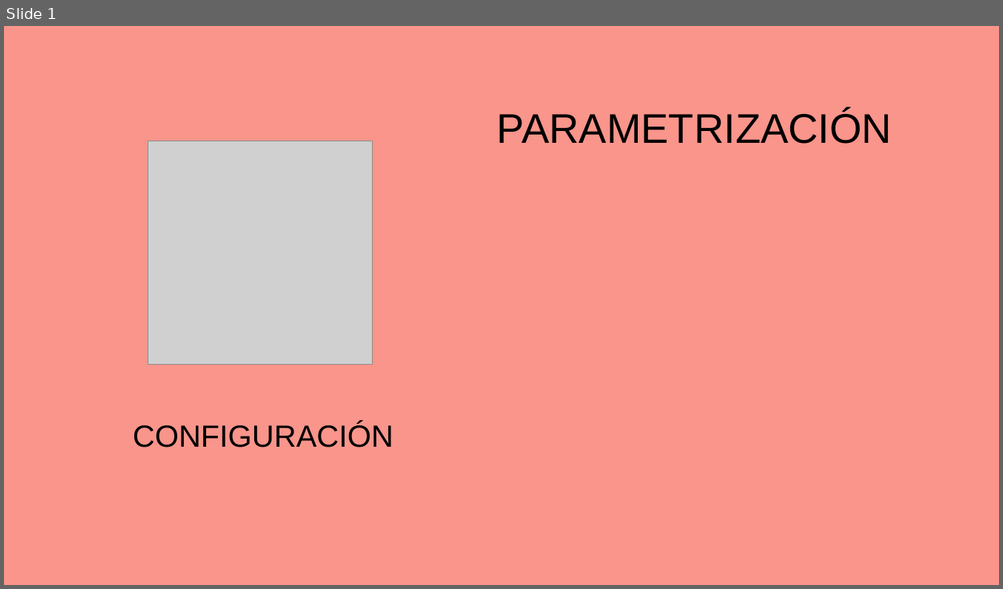
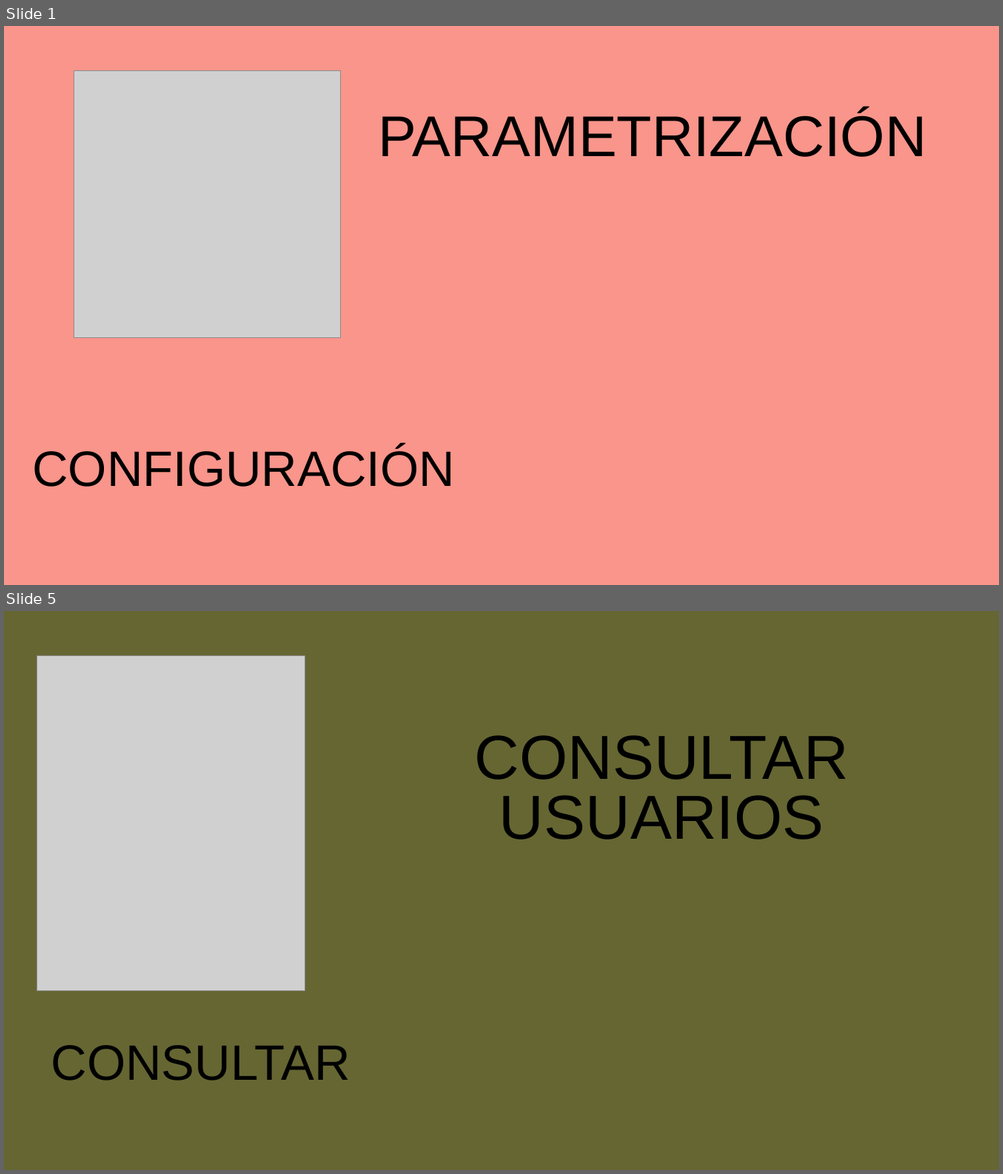
Before and after one commit to anderlike2/ManejoFondo, a slide deck: Documentacion/GeneradorOpciones.pptx. Shown one above the other, each under a label of ours: slide 1 before the commit, slides 1 and 5 after it; the slides between them are not shown. The pictures are 1003x589 and 1003x1174 pixels, drawn with LibreOffice and Linux fonts; fonts in the diff are those of the drawing; grey boxes stand for pictures. Boxes give left, top, right and bottom in pixels: in the first picture for what was removed or moved away, otherwise in the second. Text is boxed around its words. In the diff, an @@ line names an element or a change of style, - is before the commit and + after.

```diff
--- a/Documentacion/GeneradorOpciones.pptx
+++ b/Documentacion/GeneradorOpciones.pptx
@@ slide 5 added at bbox=[4, 611, 999, 1170], background #666633 @@
@@ picture added at bbox=[37, 655, 304, 991] @@
@@ text added at bbox=[474, 735, 848, 840], 60 pt, text #000000 @@
+CONSULTAR USUARIOS
@@ text added at bbox=[51, 1045, 350, 1081], 48 pt, text #000000 @@
+CONSULTAR
@@ slide 1 changed as well @@
@@ picture: place and size @@
-picture at bbox=[148, 141, 372, 365]
+picture at bbox=[74, 70, 341, 338]
@@ text "PARAMETRIZACIÓN": place and size @@
-text "PARAMETRIZACIÓN" at bbox=[497, 110, 891, 144]
+text "PARAMETRIZACIÓN" at bbox=[378, 111, 926, 157]
@@ text "PARAMETRIZACIÓN" at bbox=[378, 111, 926, 157]: size 40 to 55.5 pt @@
@@ text "CONFIGURACIÓN": place and size @@
-text "CONFIGURACIÓN" at bbox=[133, 423, 393, 448]
+text "CONFIGURACIÓN" at bbox=[32, 447, 455, 487]
@@ text "CONFIGURACIÓN" at bbox=[32, 447, 455, 487]: size 29.6 to 48 pt @@
```
Also in this commit, not shown: 6 other slides added, 11 other files.
